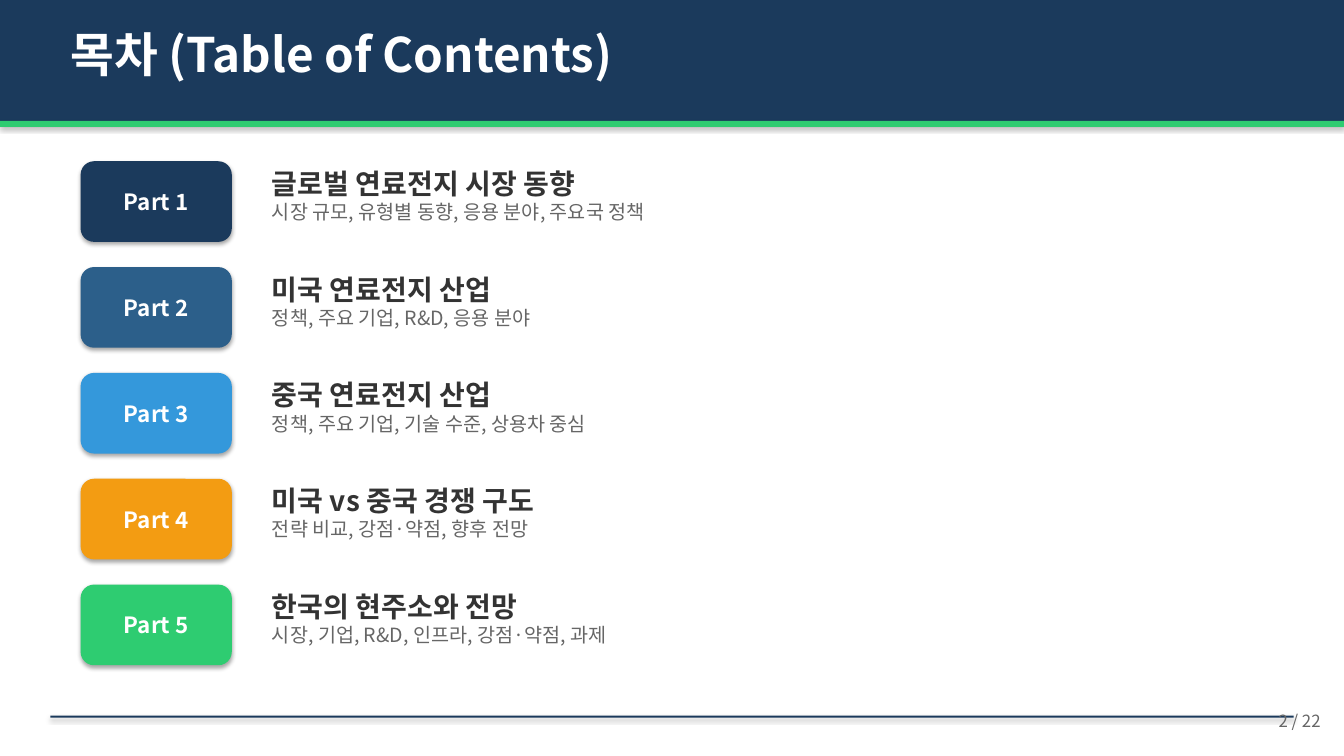
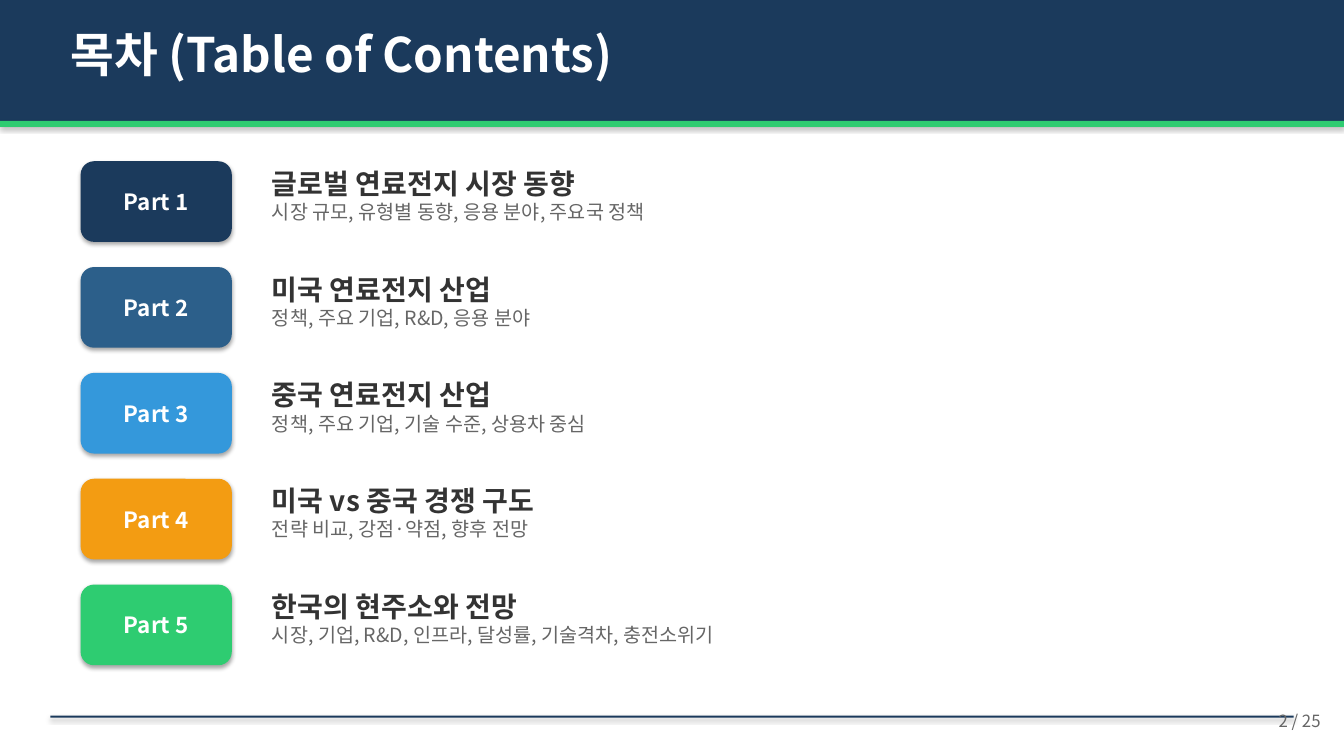
Before and after one commit to hpark1947/Hydrogen, a slide deck: slide 2 of 연료전지/연료전지_발표자료.pptx. Drawn at 1344x756 pixels with LibreOffice and Linux fonts; fonts in the diff are those of the drawing. Boxes give left, top, right and bottom in pixels: in the first picture for what was removed or moved away, otherwise in the second. Text is boxed around its words. In the diff, an @@ line names an element or a change of style, - is before the commit and + after.

```diff
--- a/연료전지/연료전지_발표자료.pptx
+++ b/연료전지/연료전지_발표자료.pptx
@@ text at [272, 626, 714, 646]: text changed @@
-시장, 기업, R&D, 인프라, 강점·약점, 과제
+시장, 기업, R&D, 인프라, 달성률, 기술격차, 충전소위기
@@ text at [1279, 714, 1321, 727]: text changed @@
-2 / 22
+2 / 25
```
Also in this commit, not shown: 20 other slides changed, 3 slides added, 4 other files.
